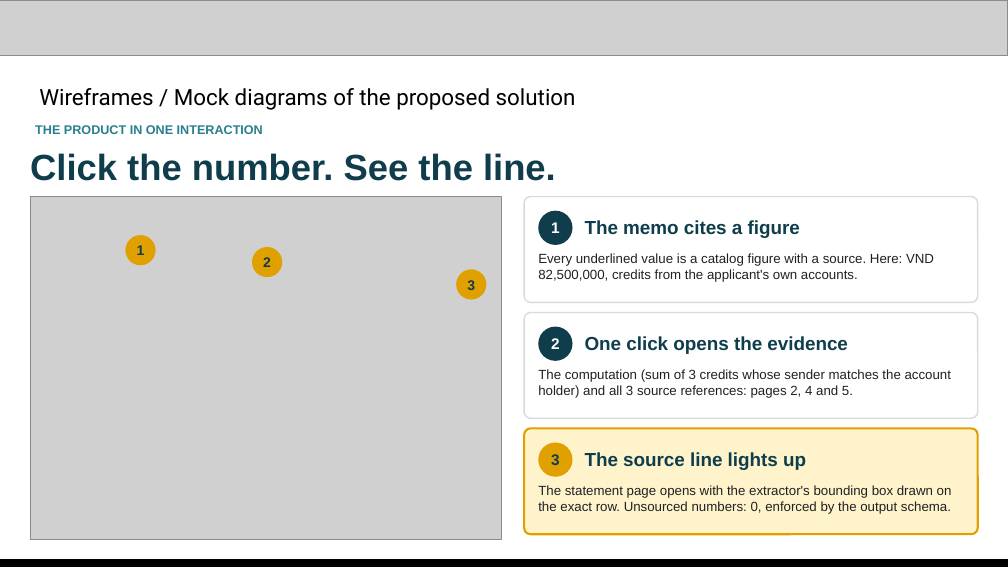
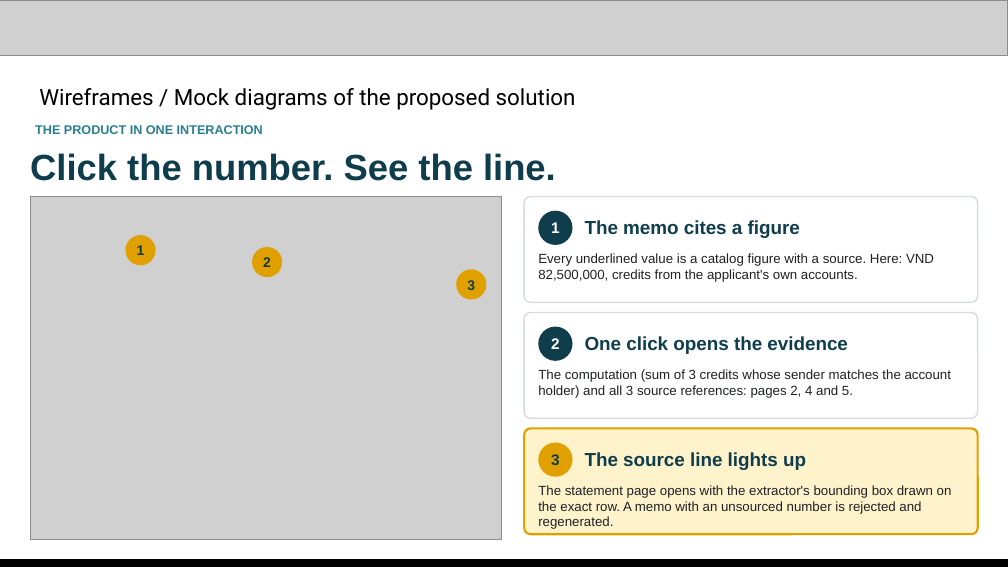
Before and after one commit to changhyeonnam/ghack, a slide deck: slide 7 of presentation/LedgerLens_AI_Builder_Cup_Submission.pptx. Drawn at 1008x567 pixels with LibreOffice and Linux fonts; fonts in the diff are those of the drawing; grey boxes stand for pictures. Boxes give left, top, right and bottom in pixels: in the first picture for what was removed or moved away, otherwise in the second. Text is boxed around its words. In the diff, an @@ line names an element or a change of style, - is before the commit and + after.

Commit message:
Deck and README: live Gemini benchmark numbers, measured cost, link placeholders

```diff
--- a/presentation/LedgerLens_AI_Builder_Cup_Submission.pptx
+++ b/presentation/LedgerLens_AI_Builder_Cup_Submission.pptx
@@ text at (538, 485, 952, 529): text changed @@
-The statement page opens with the extractor's bounding box drawn on the exact row. Unsourced numbers: 0, enforced by the output schema.
+The statement page opens with the extractor's bounding box drawn on the exact row. A memo with an unsourced number is rejected and regenerated.
```
Also in this commit, not shown: 6 other slides changed, 14 other files.
